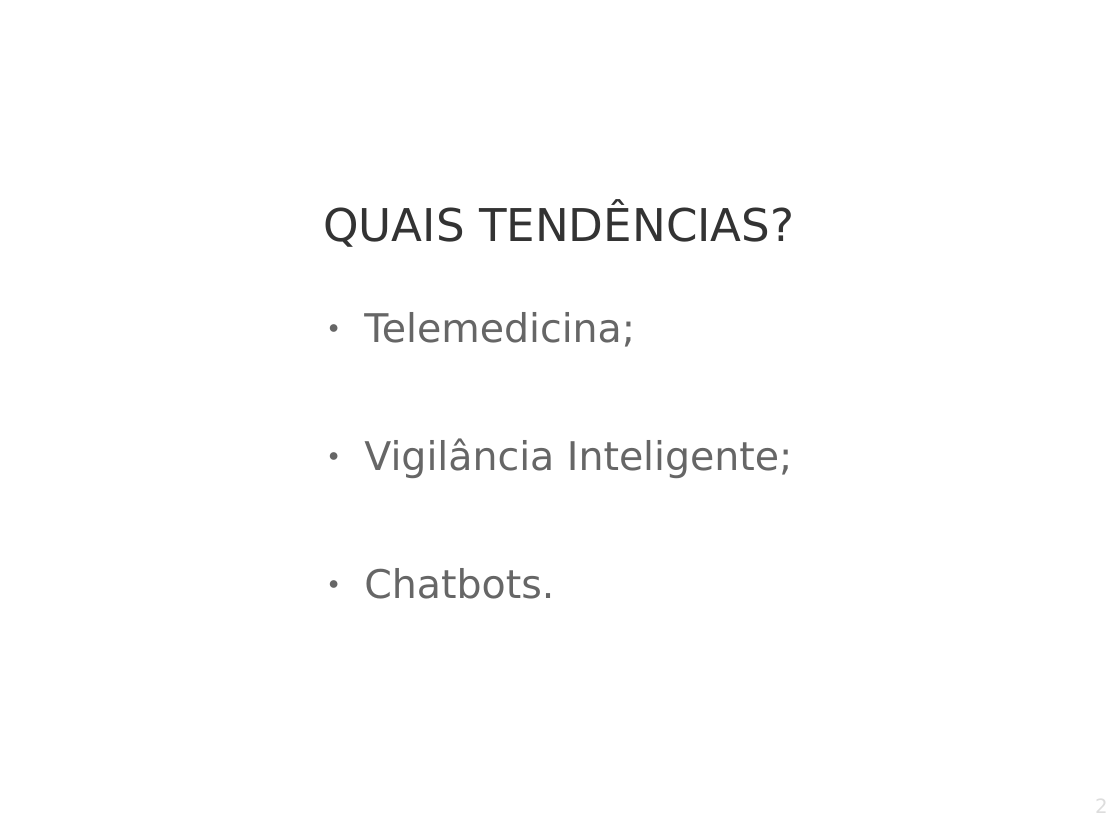
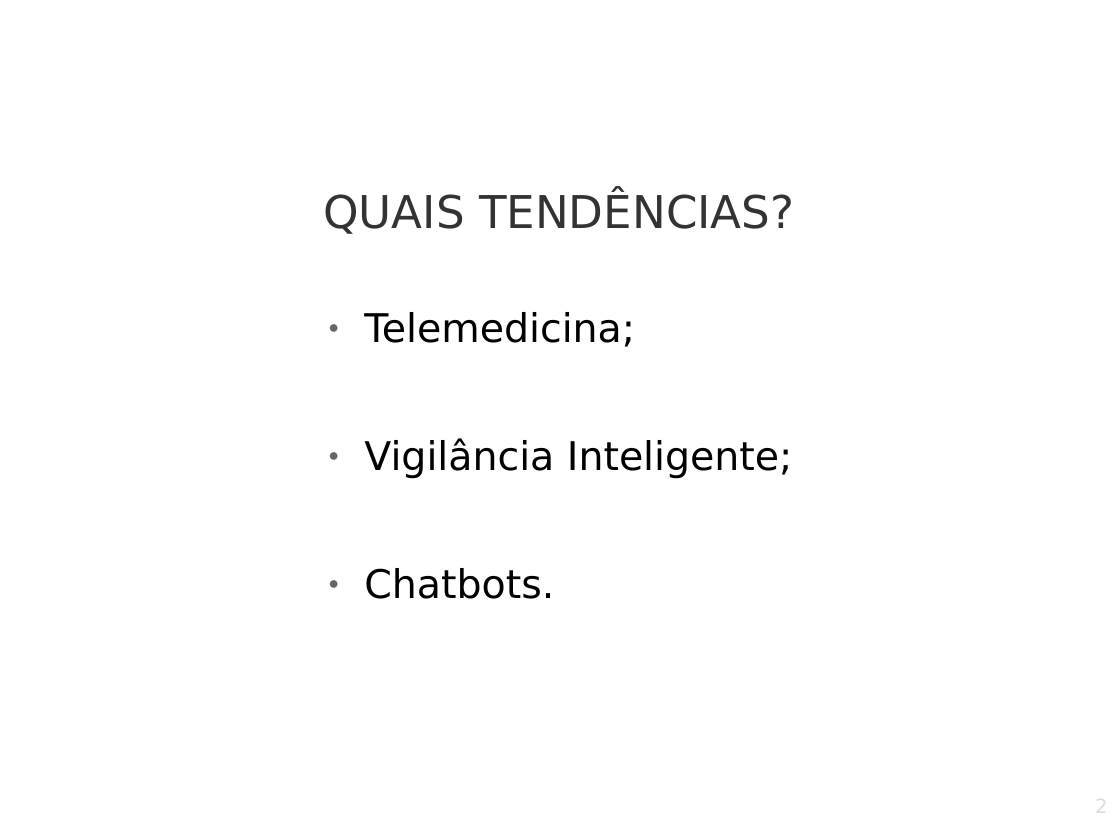
Before and after one commit to marcosnonato/Clang, a slide deck: slide 2 of Tendencias Tecnologicas.odp. Drawn at 1120x840 pixels with LibreOffice and Linux fonts; fonts in the diff are those of the drawing; background and template pictures are left out. Boxes give left, top, right and bottom in pixels: in the first picture for what was removed or moved away, otherwise in the second. Text is boxed around its words. In the diff, an @@ line names an element or a change of style, - is before the commit and + after.

```diff
--- a/Tendencias Tecnologicas.odp
+++ b/Tendencias Tecnologicas.odp
@@ title "QUAIS TENDÊNCIAS?": place and size @@
-title "QUAIS TENDÊNCIAS?" at (323, 207, 794, 247)
+title "QUAIS TENDÊNCIAS?" at (323, 194, 794, 234)
@@ text "Telemedicina;" at (364, 312, 793, 599): text colour #666666 to #000000 @@
```
Also in this commit, not shown: 13 other slides changed, 1 slide added.
